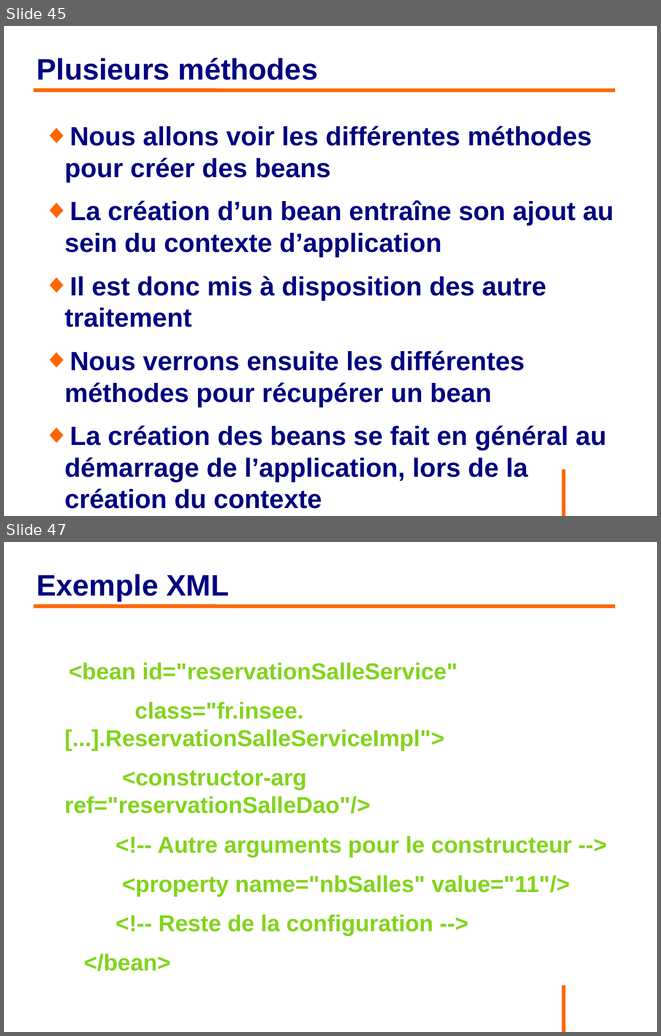
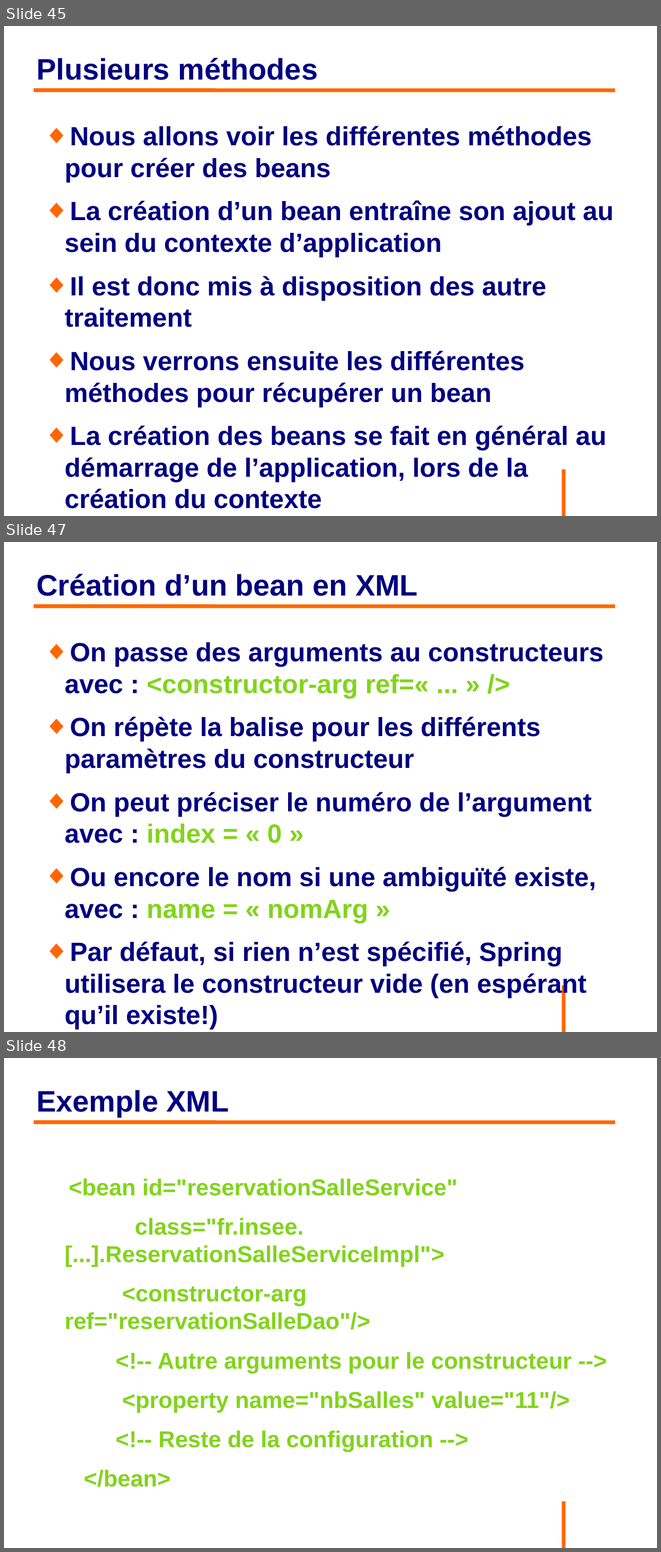
Before and after one commit to philphils/formation-spring, a slide deck: Documentation/diapo_formation_spring.odp. Shown one above the other, each under a label of ours: slides 45 and 47 before the commit, slides 45, 47 and 48 after it; the slides between them are not shown. The pictures are 661x1036 and 661x1552 pixels, drawn with LibreOffice and Linux fonts; fonts in the diff are those of the drawing; background and template pictures are left out. Boxes give left, top, right and bottom in pixels: in the first picture for what was removed or moved away, otherwise in the second. Text is boxed around its words. In the diff, an @@ line names an element or a change of style, - is before the commit and + after.

```diff
--- a/Documentation/diapo_formation_spring.odp
+++ b/Documentation/diapo_formation_spring.odp
@@ slide 47 added at [4, 542, 657, 1032], background #FFFFFF; not listed: 1 template element that a slide beside it also shows @@
@@ title added at [37, 574, 418, 596], 36 pt, text #000080, bold @@
+Création d’un bean en XML
@@ line added from (34, 606) to (616, 606), #FF6600 4.54 pt @@
@@ text added at [64, 642, 603, 1029], 32 pt, text #000080, bold @@
+◆ On passe des arguments au constructeurs avec : <constructor-arg ref=« ... » />
+◆ On répète la balise pour les différents paramètres du constructeur
+◆ On peut préciser le numéro de l’argument avec : index = « 0 »
+◆ Ou encore le nom si une ambiguïté existe, avec : name = « nomArg »
+◆ Par défaut, si rien n’est spécifié, Spring utilisera le constructeur vide (en espérant qu’il existe!)
@@ what was slide 47 is now slide 48 @@
```
Also in this commit, not shown: 2 slides changed, 11 other slides added.
